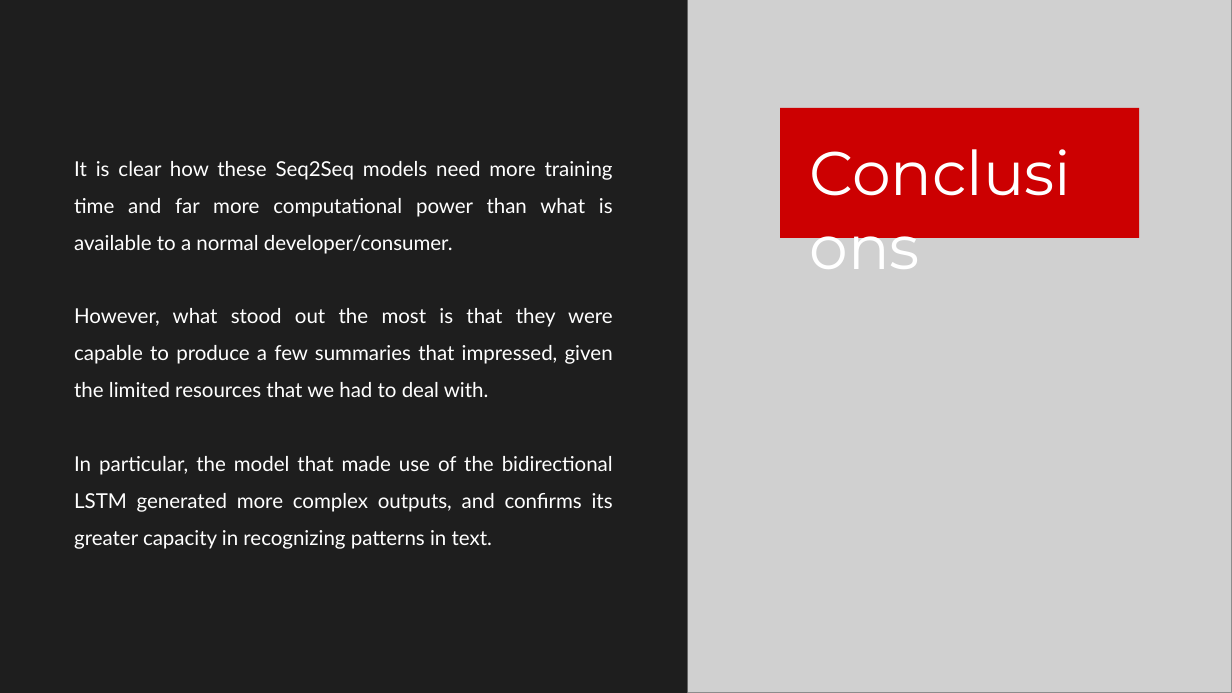
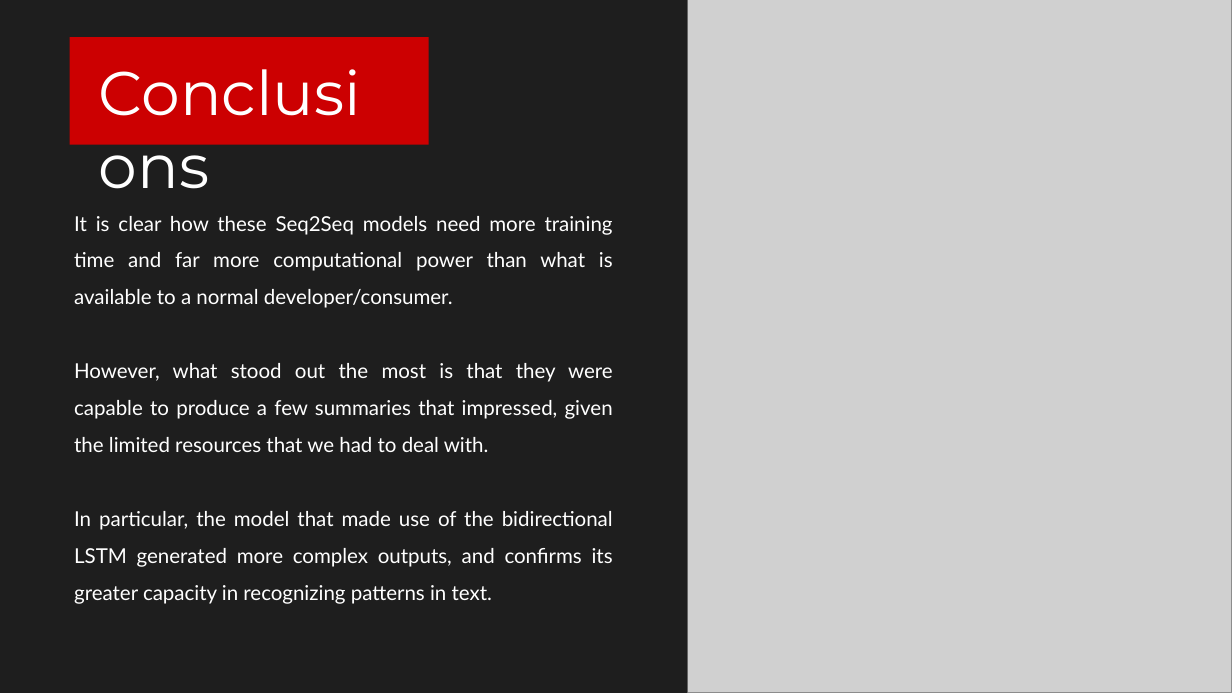
Before and after one commit to federicodeservi/TMS_project, a slide deck: slide 11 of presentation/presentation.pptx (slide 10 before the commit). Drawn at 1232x693 pixels with LibreOffice and Linux fonts; fonts in the diff are those of the drawing; grey boxes stand for pictures. Boxes give left, top, right and bottom in pixels: in the first picture for what was removed or moved away, otherwise in the second. Text is boxed around its words. In the diff, an @@ line names an element or a change of style, - is before the commit and + after.

```diff
--- a/presentation/presentation.pptx
+++ b/presentation/presentation.pptx
@@ rectangle: place and size @@
-rectangle at [780, 108, 1140, 238]
+rectangle at [69, 37, 429, 144]
@@ text "Conclusions": place and size @@
-text "Conclusions" at [805, 129, 1115, 213]
+text "Conclusions" at [94, 49, 404, 133]
@@ text "It is clear how these ...": place and size @@
-text "It is clear how these ..." at [74, 161, 613, 549]
+text "It is clear how these ..." at [74, 216, 613, 604]
```
Also in this commit, not shown: 6 other slides changed, 1 slide added, 9 other files.
